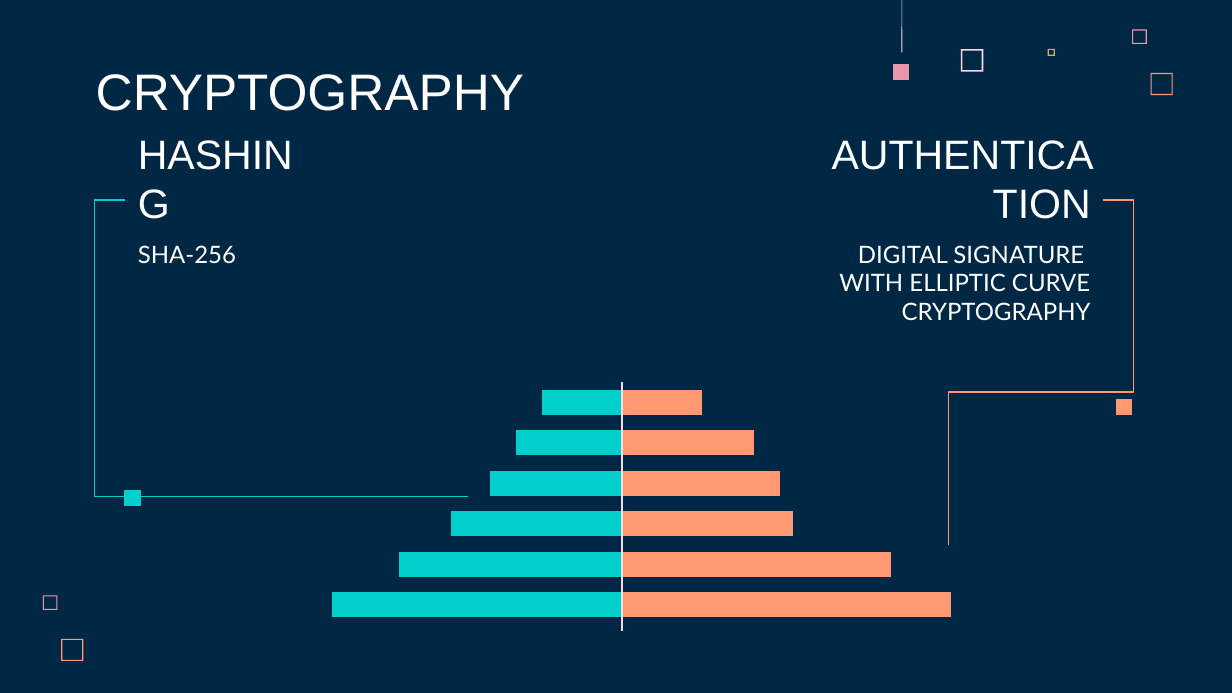
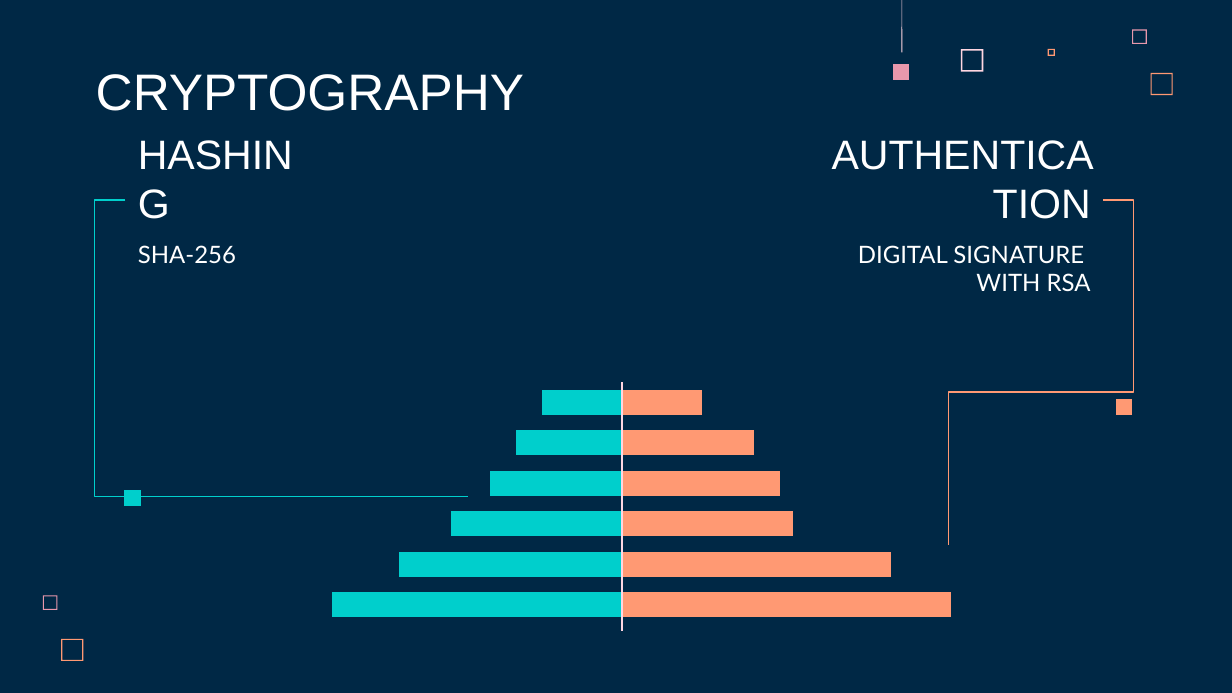
Before and after one commit to harsh-mody/Oneiric-Coin, a slide deck: slide 8 of Oneiric_Coins_Group44.pptx. Drawn at 1232x693 pixels with LibreOffice and Linux fonts; fonts in the diff are those of the drawing. Boxes give left, top, right and bottom in pixels: in the first picture for what was removed or moved away, otherwise in the second. Text is boxed around its words. In the diff, an @@ line names an element or a change of style, - is before the commit and + after.

```diff
--- a/Oneiric_Coins_Group44.pptx
+++ b/Oneiric_Coins_Group44.pptx
@@ subtitle at bbox=[976, 273, 1091, 292]: text changed @@
-WITH ELLIPTIC CURVE CRYPTOGRAPHY
+WITH RSA
```
Also in this commit, not shown: 2 other slides changed, 5 slides added, 2 other files.
